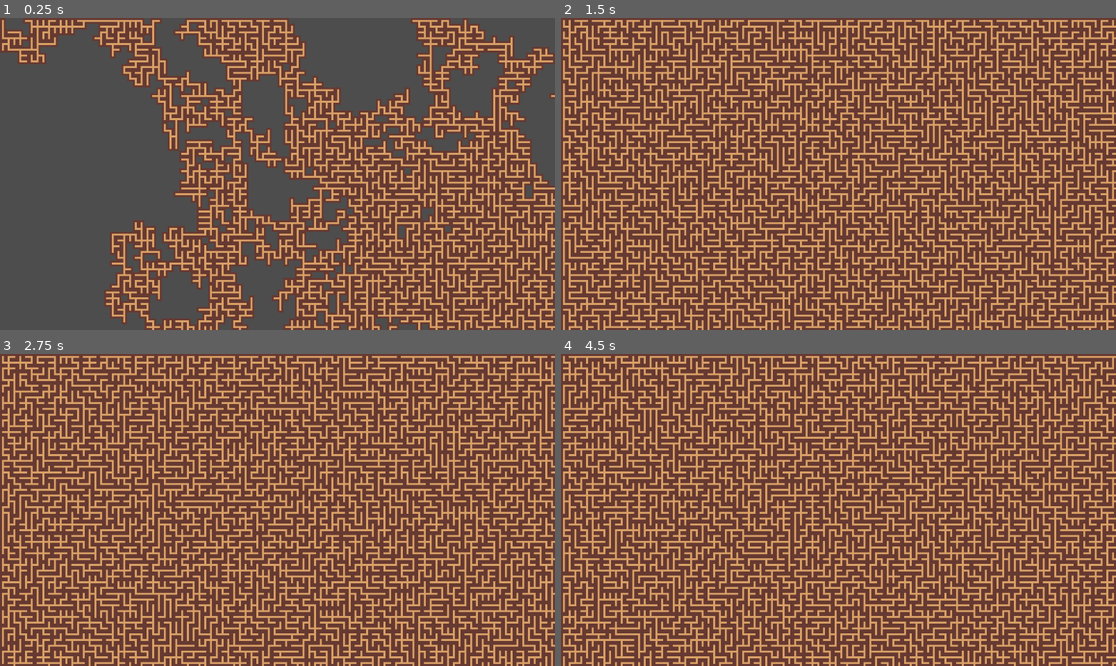
Above: before the commit, frames 1-4 (two rows, left to right).
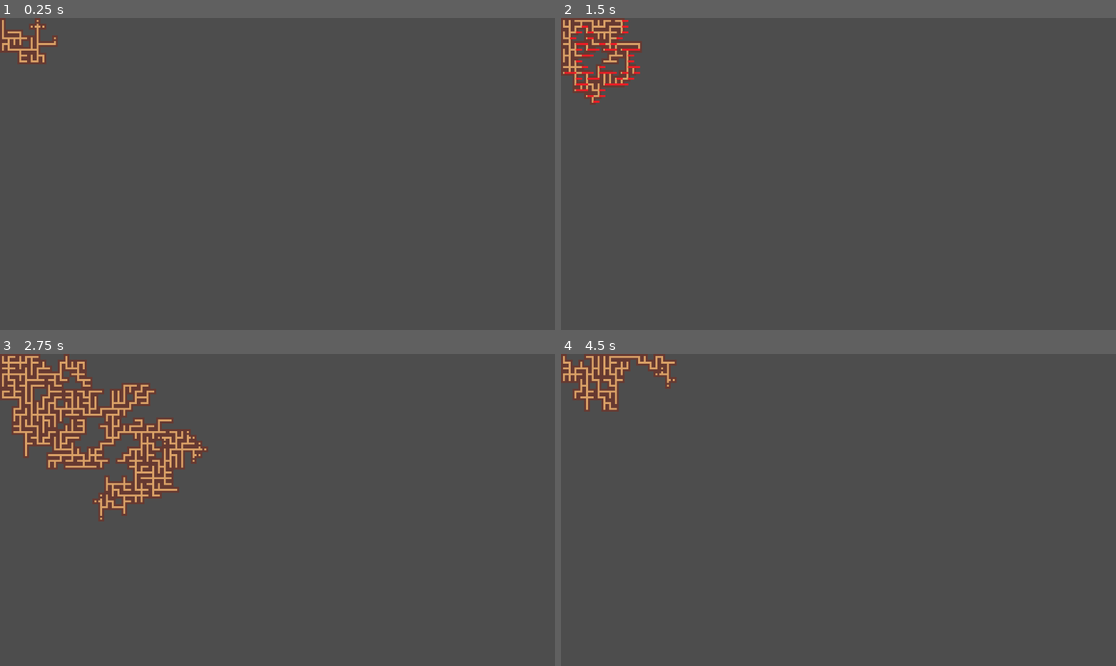
Above: after the commit, the same moments.

Repository: TreacherousDev/Treacherous
Game: Godot game, scene res://main/map_generator/map_generator.tscn
Same seed, same stepped clock (60 frames per second), same inputs: the game is played once before the commit and once after it. The engine's default icon, where the game draws it, is replaced by a stand-in: a white triangle on a blue panel in a dark square.
Inputs (mouse positions are in pixels of both pictures, inside the frame that each line leads up to):
- Up to frame 1 (0.25 s): no input
- Up to frame 2 (1.5 s): tap Enter (ui_accept) at 0.5, 0.77 s; move the mouse to (960, 158) at 0.52 s; click (960, 158) at 0.67 s; move the mouse to (727, 189) at 1.27 s; hold Down (ui_down) from 1.28 s (still down)
- Up to frame 3 (2.75 s): tap Enter (ui_accept) at 1.52 s; move the mouse to (333, 441) at 2.02 s; release Down (ui_down) at 2.03 s
- Up to frame 4 (4.5 s): move the mouse to (810, 572) at 2.77 s; click (810, 572) at 2.92 s; tap Enter (ui_accept) at 3.02, 3.77 s; move the mouse to (1005, 556) at 3.52 s; hold Down (ui_down) from 3.53 s (still down); move the mouse to (672, 463) at 4.27 s

The runs differ from the first frame. In frame 1, 53% of the frame differs, in the area x 4-100%, y 0-100%; in frame 2, 98%; in frame 3, 93%; in frame 4, 98%, in the area x 0-100%, y 0-100%.

Commit message:
documentation + deletion of unnecessary code

Diff:
--- a/main/map_generator/cave_generator.gd
+++ b/main/map_generator/cave_generator.gd
@@ -3,39 +3,13 @@
 
 func end_production():
 	print("Map completed in ", iterations, " iterations and ", expand_count, " expansions")
-	cell_parent_direction.clear()
-	cell_parent_position.clear()
-	fill_map_and_get_border()
+	get_border()
 
 var border_cells_to_fill = []
 var moore_directions := [Vector2i(-1, -1), Vector2i(0, -1), Vector2i(1, -1), Vector2i(-1, 0), Vector2i(1, 0), Vector2i(-1, 1), Vector2i(0, 1), Vector2i(1, 1)]
 var vn_directions := [Vector2i(0, -1), Vector2i(-1, 0), Vector2i(1, 0), Vector2i(0, 1)]
 
 
-#MANIPULATE MAP
-#all methods to manipulate map structure goes here
-func manipulate_map(cell: Vector2i, room_selection: Array):
-	# DEFAULT: Closes the map if the map size is already achieved
-	var parent_direction: int = cell_parent_direction[cell]
-	if current_map_size + rooms_expected_next_iteration >= map_size:
-		force_spawn_closing_room(parent_direction, room_selection)
-	if current_map_size + rooms_expected_next_iteration + 1 >= map_size:
-		delete_rooms_from_pool([7, 11, 13, 14, 15], room_selection)
-	if current_map_size + rooms_expected_next_iteration + 2 >= map_size:
-		delete_rooms_from_pool([15], room_selection)
-
-####################################################################
-# EDITABLE PORTION: YOUR CUSTOM MAP CONDITIONS GO BELOW THIS LINE  #
-# USE THE FUNCTIONS LISTED BELOW TO MANIPPULATE THE ROOM SELECTION #
-####################################################################
-
-	# sample 1: prevents the map from branching more than 10 branching paths per iteration
-	if rooms_expected_next_iteration > 18:
-		force_spawn_closing_room(parent_direction, room_selection)
-	# sample 2: prevents the map from having less than 4 branching paths per iteration
-	if rooms_expected_next_iteration < 2:
-		delete_rooms_from_pool([parent_direction], room_selection)
-################################################################################################
 
 var chunk = 0
 var marker = load("res://main/map_generator/path_marker.tscn")
@@ -54,7 +28,7 @@
 		if chunk % 10000 == 0:
 			await get_tree().process_frame
 		chunk += 1
-		set_cell(0, cell, 0, Vector2i(16, 0))
+		set_cell(0, cell, 0, Vector2i(0, 0))
 
 	if border_cells_to_fill.size() != 0:
 		border_cells_to_fill = get_next_border_cells_to_fill(fill_next)
@@ -74,13 +48,8 @@
 
 # FILL MAP AND GET BORDER
 # replaces all direcional room sprites with 1 plain textures and gets the bounding shape of the map
-func fill_map_and_get_border():
-	var filled_cells = get_used_cells(0)
-	for cell in filled_cells:
-		chunk += 1
-		if chunk % 100000 == 0:
-			await get_tree().process_frame
-		set_cell(0, cell, 0, Vector2i(16, 0))
+func get_border():
+	for cell in expandable_rooms:
 		for direction in vn_directions:
 			var vn_neighbor = cell + direction
 			if get_cell_atlas_coords(0, vn_neighbor) == Vector2i(-1, -1):
--- a/main/map_generator/map_generator.gd
+++ b/main/map_generator/map_generator.gd
@@ -100,8 +100,6 @@
 		if active_cells.size() == 0 and current_map_size < map_size:
 			pass
 			expand_map()
-	print(expandable_rooms)
-	print(expandable_rooms_by_depth)
 	end_production()
 
 
@@ -110,6 +108,7 @@
 ## The internal clock. It is how many times we run the algorithm on a single frame.
 ## Higher means faster but more memory usage.
 @export var batch_size: int = 1
+
 #############
 # MAIN LOOP #
 #############
@@ -130,15 +129,6 @@
 
 	active_cells = next_active_cells.duplicate()
 	next_active_cells.clear()
-
-# FILL CELL
-# Fills the current cell with an appropriate room from its room pool
-# Marks its branching directions with temporary dots to get rid of spawning collisions with nearby cells
-func fill_cell(cell):
-	var room_selection = get_room_selection(cell)
-	manipulate_room_selection(cell, room_selection)
-	spawn_room(cell, room_selection)
-	mark_cells_to_fill_next(cell)
 
 # END PRODUCTION
 func end_production():
@@ -157,10 +147,18 @@
 	return array
 
 
-
 ##################
 # CORE FUNCTIONS #
 ##################
+
+# FILL CELL
+# Fills the current cell with an appropriate room from its room pool
+# Marks its branching directions with temporary dots to get rid of spawning collisions with nearby cells
+func fill_cell(cell):
+	var room_selection = get_room_selection(cell)
+	manipulate_room_selection(cell, room_selection)
+	spawn_room(cell, room_selection)
+	mark_cells_to_fill_next(cell)
 
 # SPAWN ROOMS
 # Pick a random available room from the selection and set the cell to its value
@@ -266,9 +264,6 @@
 		output_set.append(sum)
 	return output_set
 
-
-
-
 # MARK CELLS TO FILL NEXT
 # Occupies tiles it will branch towards on the next iteration with a placeholder dot
 # This makes it so that nearby cells detect this cell as occupied
@@ -354,7 +349,6 @@
 ## Min: expand from lowest depth  [br]
 ## Random: expand from a random depth  [br]
 @export var expand_mode := expand_modes.RANDOM
-
 ## Tracker for how many times map expansion is requested
 var expand_count: int = 0
 
@@ -423,8 +417,6 @@
 	return selected_element
 
 
-
-
 #####################################
 # FUNCTIONS TO MANAGE CLOSING ROOMS #
 #####################################
@@ -438,7 +430,6 @@
 		expandable_rooms_by_depth[depth].append(room)
 	else:
 		expandable_rooms_by_depth[depth] = [room]
-
 
 # UPDATE NEIGHBOR ROOMS
 # Called in mark_cells_to_fill_next, for every dot placed
--- a/main/map_generator/map_generator.tscn
+++ b/main/map_generator/map_generator.tscn
@@ -1,14 +1,16 @@
-[gd_scene load_steps=9 format=3 uid="uid://c1vd466ox1ip5"]
+[gd_scene load_steps=7 format=3 uid="uid://c1vd466ox1ip5"]
 
-[ext_resource type="Texture2D" uid="uid://d4a4ed4ns6an4" path="res://main/resources/maze_tilemaps-spritesheet.png" id="1_6bmm3"]
+[ext_resource type="Texture2D" uid="uid://dkamn0fxapn38" path="res://maze_tilemaps-spritesheet.png" id="1_7tex5"]
 [ext_resource type="Script" path="res://main/map_generator/rooms_generator.gd" id="2_ns4qq"]
 [ext_resource type="PackedScene" uid="uid://crfmts8vvxs4a" path="res://main/map_generator/path_marker.tscn" id="3_na7s7"]
-[ext_resource type="Texture2D" uid="uid://cyvhphdgsa8h7" path="res://main/icon.svg" id="4_u83wp"]
 [ext_resource type="Script" path="res://main/map_generator/draw_path.gd" id="5_psan5"]
 
-[sub_resource type="TileSetAtlasSource" id="TileSetAtlasSource_uffu7"]
-texture = ExtResource("1_6bmm3")
+[sub_resource type="TileSetAtlasSource" id="TileSetAtlasSource_ca71t"]
+texture = ExtResource("1_7tex5")
 texture_region_size = Vector2i(60, 60)
+0:0/0 = 0
+1:0/0 = 0
+2:0/0 = 0
 3:0/0 = 0
 4:0/0 = 0
 5:0/0 = 0
@@ -22,35 +24,18 @@
 13:0/0 = 0
 14:0/0 = 0
 15:0/0 = 0
-0:0/0 = 0
-1:0/0 = 0
-2:0/0 = 0
 
 [sub_resource type="TileSet" id="TileSet_8ajov"]
 tile_size = Vector2i(60, 60)
-sources/0 = SubResource("TileSetAtlasSource_uffu7")
-
-[sub_resource type="PackedScene" id="PackedScene_oyyxc"]
-_bundled = {
-"conn_count": 0,
-"conns": PackedInt32Array(),
-"editable_instances": [],
-"names": PackedStringArray("Node2D", "scale", "texture", "path_marker", "Sprite2D"),
-"node_count": 1,
-"node_paths": [],
-"nodes": PackedInt32Array(-1, -1, 4, 0, -1, 2, 1, 0, 2, 1, 1, 3),
-"variants": [Vector2(0.3, 0.3), ExtResource("4_u83wp")],
-"version": 3
-}
+sources/0 = SubResource("TileSetAtlasSource_ca71t")
 
 [node name="Tilemap" type="TileMap"]
 tile_set = SubResource("TileSet_8ajov")
 format = 2
 script = ExtResource("2_ns4qq")
 icon1 = ExtResource("3_na7s7")
-icon2 = SubResource("PackedScene_oyyxc")
-map_size = 180000
-batch_size = 200
+icon2 = ExtResource("3_na7s7")
+map_size = 100000
 expand_mode = 0
 
 [node name="Camera2D" type="Camera2D" parent="."]
--- a/main/map_generator/rooms_generator.gd
+++ b/main/map_generator/rooms_generator.gd
@@ -137,7 +137,7 @@
 		delete_from_expandable_rooms(cell)
 
 
-	if rooms_expected_next_iteration > 5:
+	if rooms_expected_next_iteration > 10:
 		force_spawn_room(parent_direction, room_selection)
 	if rooms_expected_next_iteration < 1:
 		delete_rooms_from_pool([parent_direction], room_selection)
Binary file added: maze_tilemaps-spritesheet.png
Not shown, added: maze_tilemaps-spritesheet.png.import
